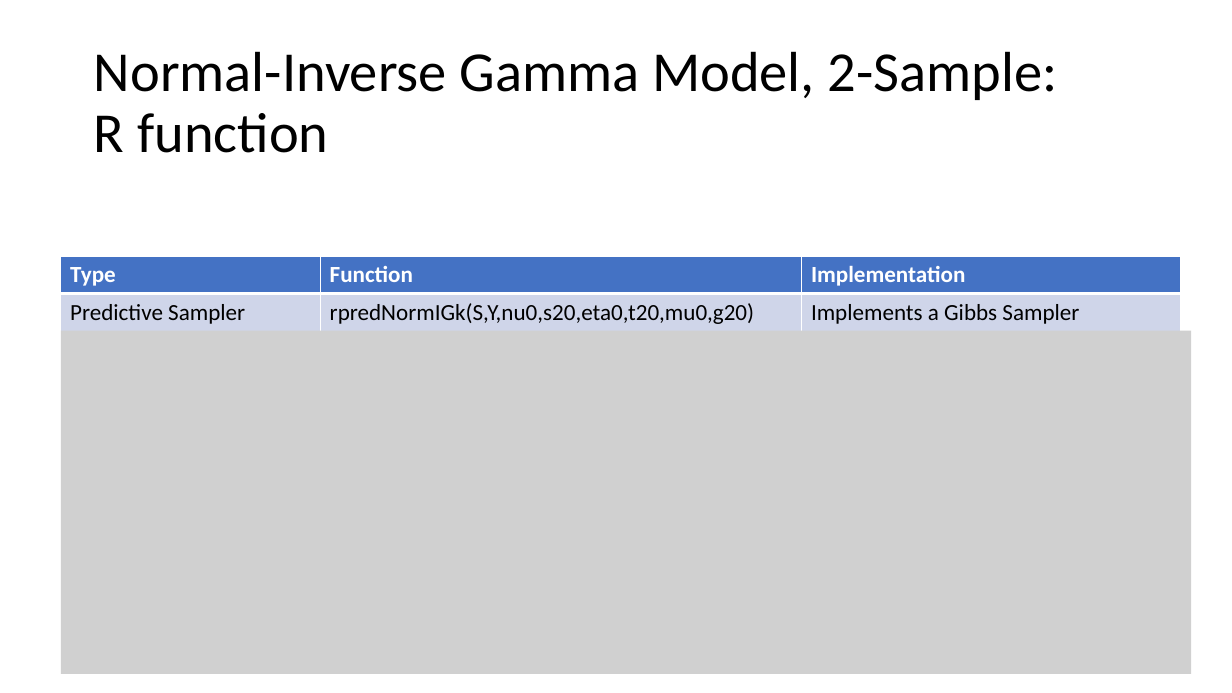
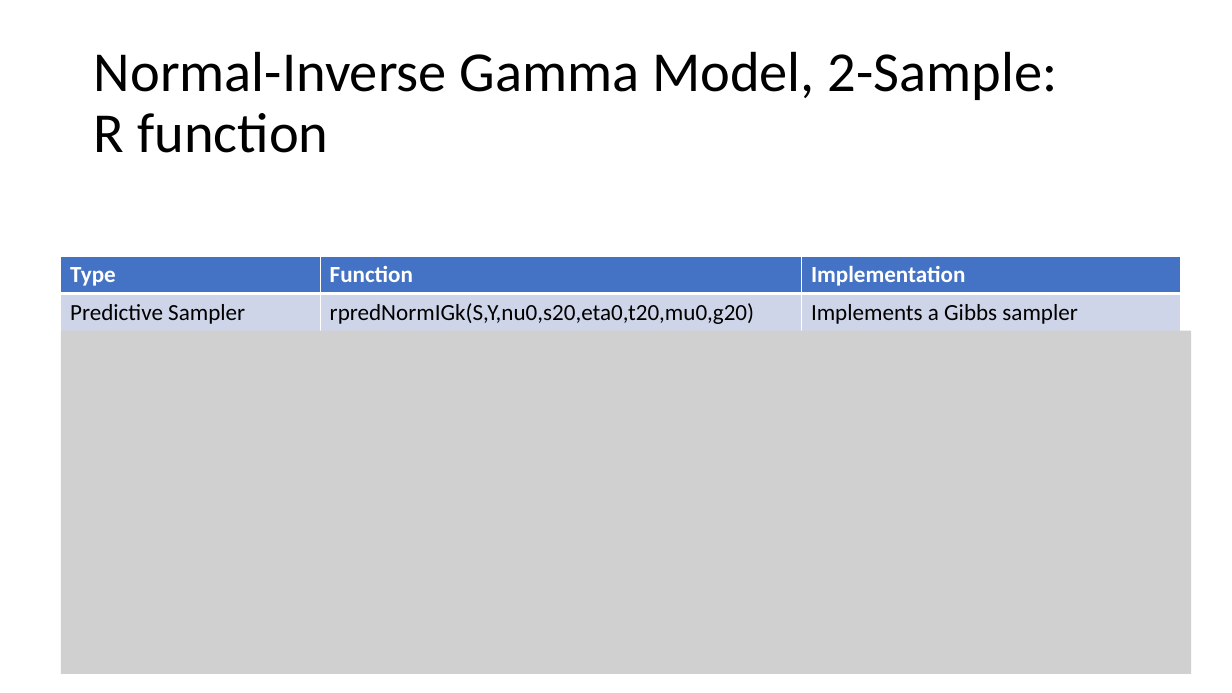
Before and after one commit to vgharris3/predictiveInference, a slide deck: slide 31 of Thesis_Files/ThesisDefense.pptx (slide 39 before the commit). Drawn at 1232x693 pixels with LibreOffice and Linux fonts; fonts in the diff are those of the drawing; grey boxes stand for pictures. Boxes give left, top, right and bottom in pixels: in the first picture for what was removed or moved away, otherwise in the second. Text is boxed around its words. In the diff, an @@ line names an element or a change of style, - is before the commit and + after.

```diff
--- a/Thesis_Files/ThesisDefense.pptx
+++ b/Thesis_Files/ThesisDefense.pptx
@@ table at (61, 256, 1181, 331) @@
-row 2, column 3: Implements a Gibbs Sampler
+row 2, column 3: Implements a Gibbs sampler
```
Also in this commit, not shown: 9 other slides changed, 9 slides added, 11 slides removed, 10 other files.
